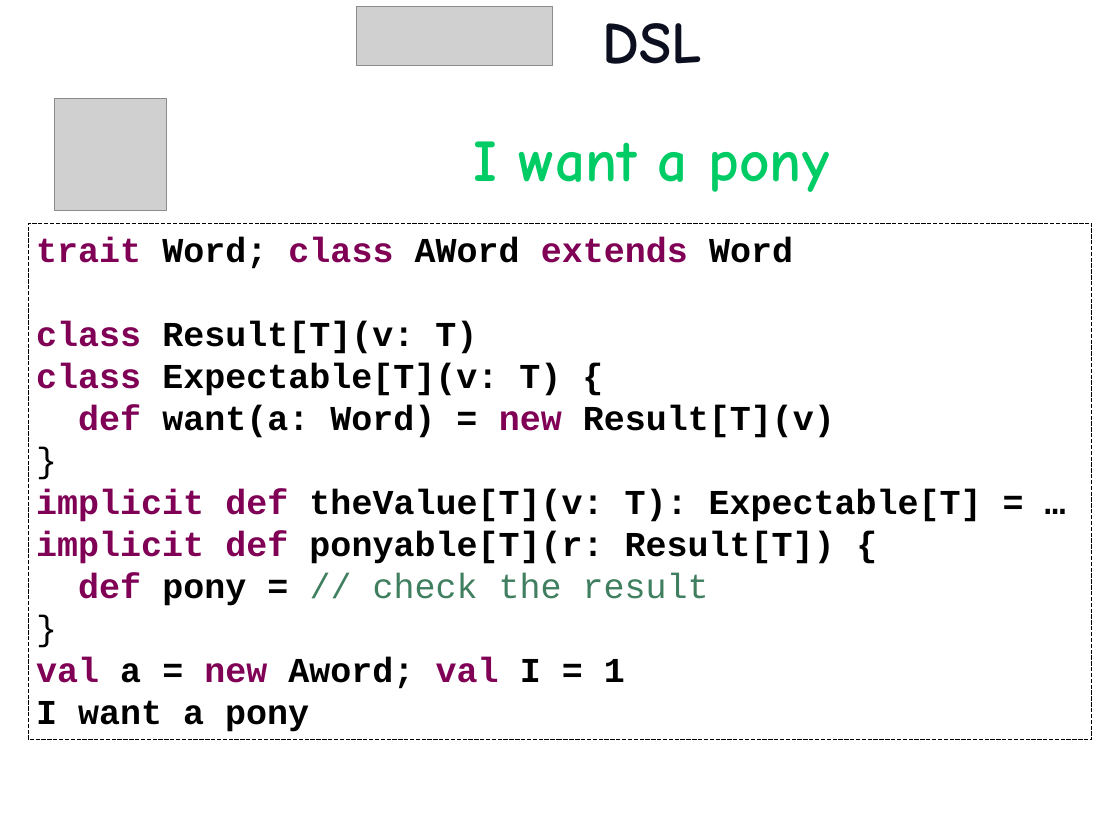
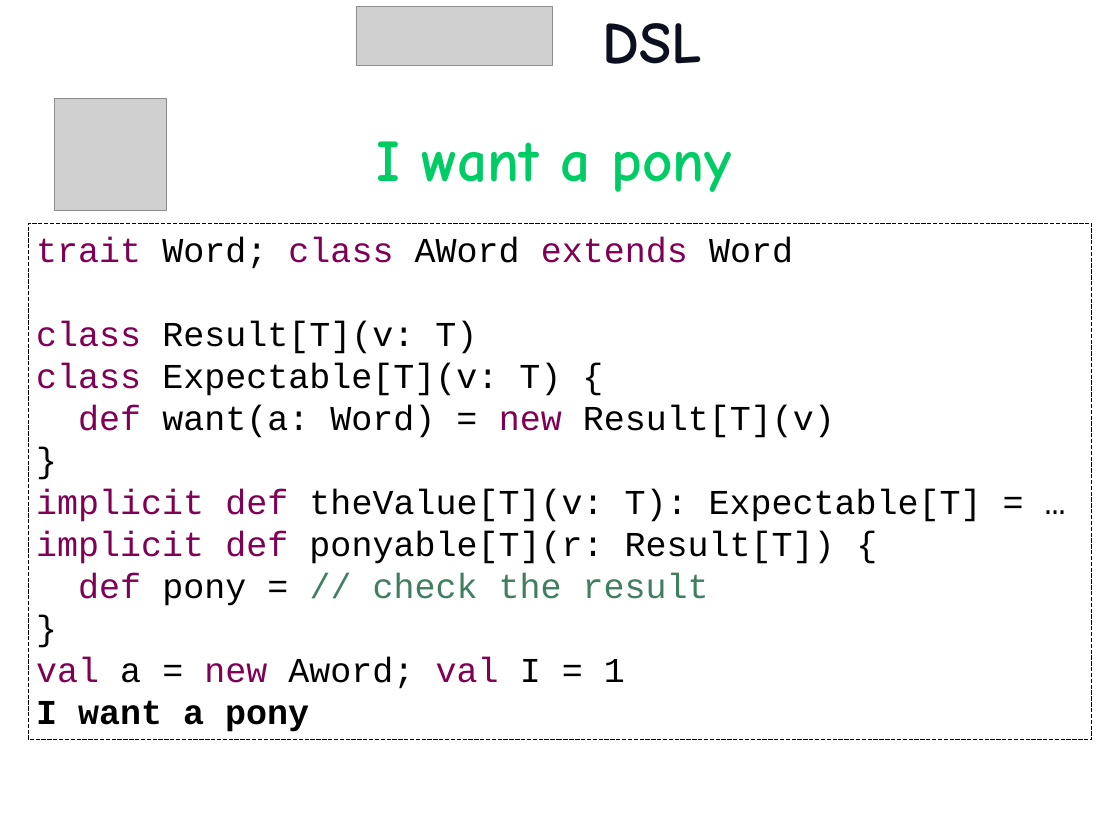
Before and after one commit to etorreborre/oscon-2010, a slide deck: slide 30 of src/main/resources/oscon_2010_specs.pptx (slide 35 before the commit). Drawn at 1120x840 pixels with LibreOffice and Linux fonts; fonts in the diff are those of the drawing; grey boxes stand for pictures; background and template pictures are left out. Boxes give left, top, right and bottom in pixels: in the first picture for what was removed or moved away, otherwise in the second. Text is boxed around its words. In the diff, an @@ line names an element or a change of style, - is before the commit and + after.

```diff
--- a/src/main/resources/oscon_2010_specs.pptx
+++ b/src/main/resources/oscon_2010_specs.pptx
@@ text "I want a pony": place and size @@
-text "I want a pony" at [474,141,829,192]
+text "I want a pony" at [376,141,731,192]
@@ text in rectangle at [36,237,982,689]: bold off in "trait Word; class AWord extends Word", "class Result[T](v: T)", "class Expectable[T](v: T) {", "def want(a: Word) = new Result[T](v)" and 4 more places @@
```
Also in this commit, not shown: 18 other slides changed, 1 other file.
